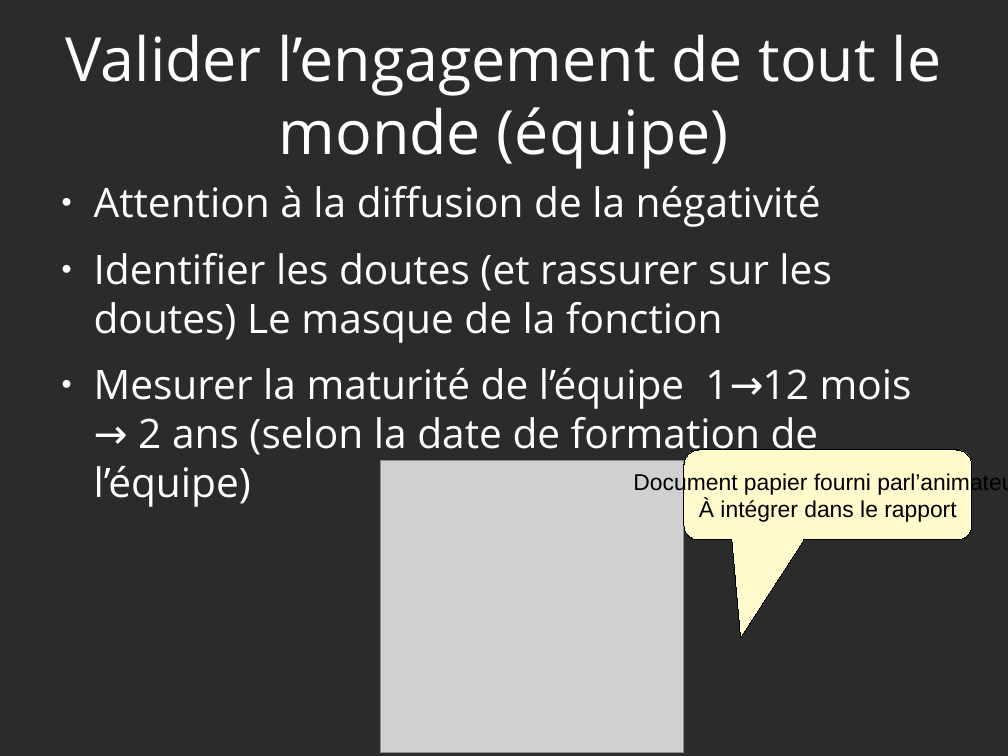
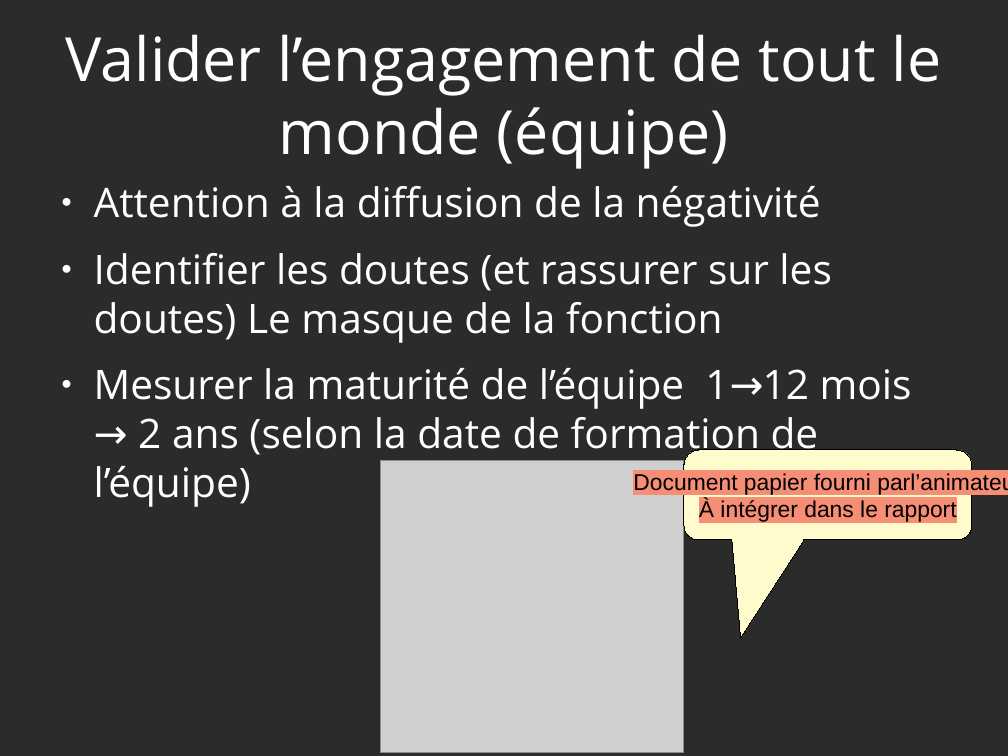
Before and after one commit to heylve/current, a slide deck: slide 7 of admin_perso/germe_formation.odp. Drawn at 1008x756 pixels with LibreOffice and Linux fonts; fonts in the diff are those of the drawing; grey boxes stand for pictures; background and template pictures are left out; a plain dark background stands for a picture behind light text. Boxes give left, top, right and bottom in pixels: in the first picture for what was removed or moved away, otherwise in the second. Text is boxed around its words. In the diff, an @@ line names an element or a change of style, - is before the commit and + after.

```diff
--- a/admin_perso/germe_formation.odp
+++ b/admin_perso/germe_formation.odp
@@ rounded speech box "Document papier fourni parl’animateur" at [684, 450, 972, 540]: highlight none to #F68E76 @@
```
Also in this commit, not shown: 5 slides added, 1 slide removed.
